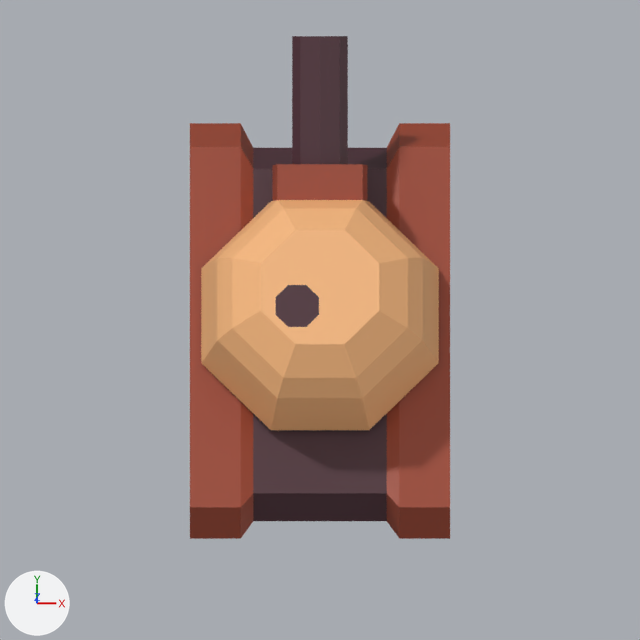
An edit to the Blender file blender_files/enemy_tank.blend, drawn before and after from the same camera.
One viewpoint serves both versions: the file's camera 'Camera'. The axes (+X, +Y, +Z) are drawn at lower left. The lights are the same throughout.

Script lines for the objects in view, before the commit:
```python
me_cube_010 = bpy.data.meshes.new('Cube.010')
me_cube_010.from_pydata(...)  # 48 vertices, 44 faces; spans x -0.125..0.125, y -0.125..0.125, z 0.268..0.519
# faces by material slot: [39, 5]
me_cube_010.materials.append(mat_turretbody)  # brown #9d442c
me_cube_010.materials.append(mat_turretmuzzle)  # brown #4b2933
me_cylinder_002 = bpy.data.meshes.new('Cylinder.002')
me_cylinder_002.from_pydata(...)  # an 8-sided cylinder along z spanning x -0.1..0.1, y -0.1..0.1, z -0.05..0.05
me_cylinder_002.materials.append(mat_turretmuzzle)  # brown #4b2933
me_sphere = bpy.data.meshes.new('Sphere')
me_sphere.from_pydata(...)  # 52 vertices, 46 faces; spans x -1.0..1.0, y -1.0..1.22, z 0.0..0.87
# faces by material slot: [41, 1, 4]
me_sphere.materials.append(mat_turretstripe)  # beige #f8b97f
me_sphere.materials.append(mat_turretmuzzle)  # brown #4b2933
me_sphere.materials.append(mat_turretbody)  # brown #9d442c
ob_gun = bpy.data.objects.new('Gun', me_cylinder_002)
ob_gun.parent = ob_turret_1
ob_gun.matrix_parent_inverse = Matrix(((3.838, 1.59, 0.0, 0.0), (-1.59, 3.838, 0.0, 0.0), (0.0, 0.0, 4.155, -1.261), (0.0, 0.0, 0.0, 1.0)))
ob_gun.location = (0.0, 0.374, 0.422)
ob_gun.rotation_euler = (1.833, 0.0, 0.0)  # degrees (105, 0, 0)
ob_gun.scale = (0.519, 0.261, 2.64)
ob_tracks = bpy.data.objects.new('tracks', me_cube_010)
ob_tracks.parent = ob_base
ob_tracks.location = (0.0, 0.0, -0.189)
ob_tracks.scale = (2.17, 3.58, 0.888)
ob_turret_1 = bpy.data.objects.new('turret', me_sphere)
ob_turret_1.parent = ob_tracks
ob_turret_1.matrix_parent_inverse = Matrix(((0.513, 0.0, 0.0, 0.0), (0.0, 0.311, 0.0, 0.0), (0.0, 0.0, 1.251, 0.151), (0.0, 0.0, 0.0, 1.0)))
ob_turret_1.location = (0.0, 0.0, 0.303)
ob_turret_1.rotation_euler = (0.0, 0.0, 0.393)  # degrees (0, 0, 23)
ob_turret_1.scale = (0.241, 0.241, 0.241)
```
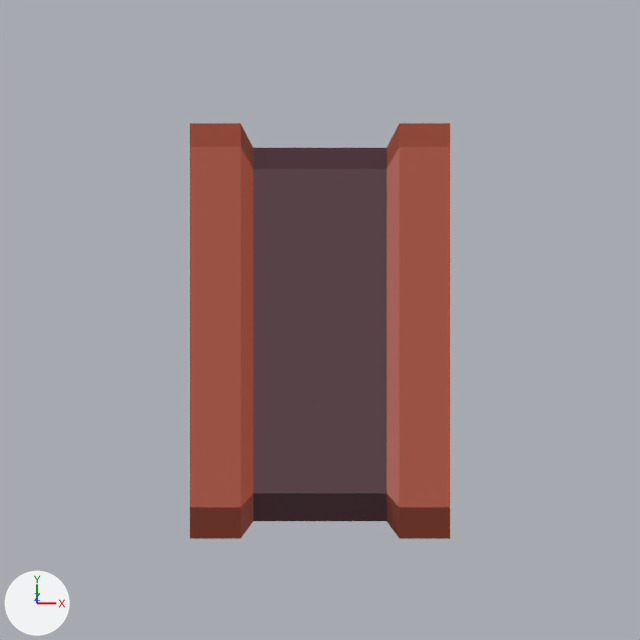
What the commit changed:
Object 'turret' (ob_turret_1) is now hidden.
Object 'Gun' (ob_gun) is now hidden.

Changed parts and their boxes (x1, y1, x2, y2) in the pictures (640 x 640 px):
'turret', hidden (beige)
    before: (201, 164, 439, 430)
'Gun', hidden (brown)
    before: (292, 36, 348, 164)
